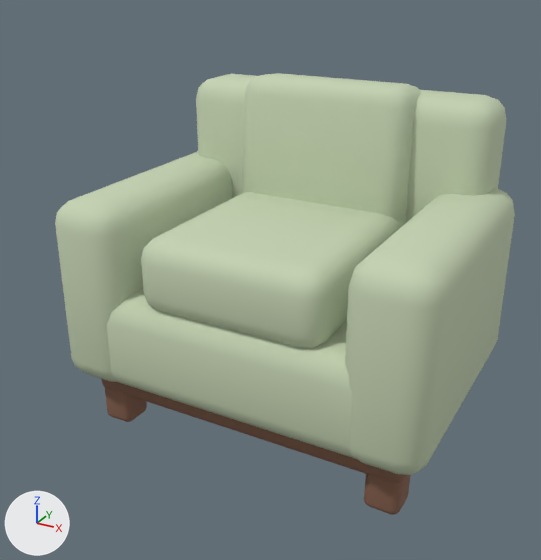
Before and after pictures for a commit that changed the glTF model public/models/furniture/armchair.glb.
One viewpoint serves both versions: a 50 mm camera at (0.736, -1.441, 1.062) aimed at (-0.026, -0.055, 0.369). The lights are fixed; the arrows at lower left show +X, +Y and +Z. The older version comes first. Vertices at exactly the same position are counted once.

The scene before the commit, as lines of its bpy script (objects in view):
```python
me_cube_027 = bpy.data.meshes.new('Cube.027')
me_cube_027.from_pydata(...)  # 1056 vertices, 2068 faces; spans x -0.44..0.44, y -0.326..0.344, z -0.251..0.54
# faces by material slot: [1128, 940]
me_cube_027.materials.append(mat_upholstery_textured)  # pale green #c5d3b3
me_cube_027.materials.append(mat_wood_dark)  # brown #86614d
ob_armchair = bpy.data.objects.new('armchair', me_cube_027)
ob_armchair.location = (0.0, 0.0, 0.25)
```
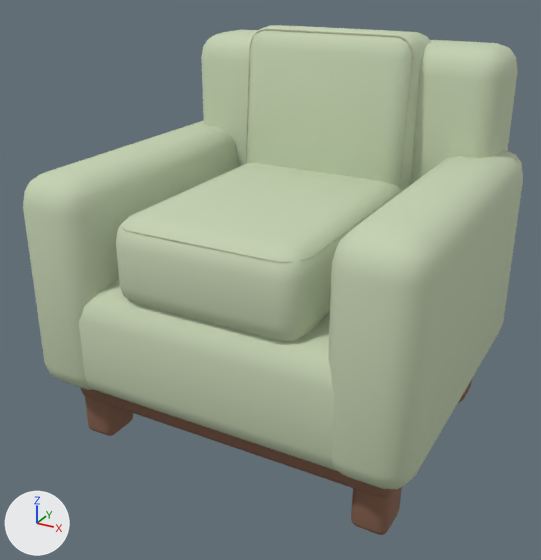
Location of each change, (x1, y1, x2, y2) in pixels of the pictures (541 x 560 px; the box of a moved part takes in the faces that stretch with it):
'armchair', reshaped, moved (9% wider, 15% taller)
    before: (55, 73, 515, 515)
    after: (23, 25, 523, 535)
part 1 of me_cube_027, moved or reshaped
    before: (106, 288, 356, 459)
    after: (79, 280, 337, 471)
part 2 of me_cube_027, moved or reshaped
    before: (196, 74, 506, 224)
    after: (201, 29, 518, 184)
part 3 of me_cube_027, moved or reshaped
    before: (55, 151, 232, 382)
    after: (23, 120, 237, 390)
part 4 of me_cube_027, moved or reshaped
    before: (345, 188, 515, 475)
    after: (328, 150, 523, 489)
part 5 of me_cube_027, moved or reshaped
    before: (141, 192, 404, 348)
    after: (116, 162, 403, 341)
part 6 of me_cube_027, moved or reshaped
    before: (242, 73, 422, 224)
    after: (247, 25, 431, 190)
part 7 of me_cube_027, moved or reshaped (mostly hidden)
    before: (102, 379, 406, 483)
    after: (81, 388, 395, 498)
part 8 of me_cube_027, moved or reshaped
    before: (105, 387, 147, 422)
    after: (85, 397, 133, 436)
part 9 of me_cube_027, moved or reshaped
    before: (364, 474, 411, 515)
    after: (351, 487, 402, 535)
part 10 of me_cube_027, moved or reshaped (not visible before)
    after: (459, 380, 472, 402)
part 11 of me_cube_027, added
    after: (121, 29, 413, 263)

Diff of the bpy script that builds the scene:
```diff
--- a/public/models/furniture/armchair.glb.py
+++ b/public/models/furniture/armchair.glb.py
@@ mat_joinery_aged_brass @@
+mat_joinery_aged_brass = principled_material('joinery-aged-brass')
+mat_joinery_aged_brass.base_color = (0.41, 0.29, 0.13)  # brown #ac9365
+mat_joinery_aged_brass.metallic = 0.35
+mat_joinery_aged_brass.roughness = 0.66
@@ mat_tailored_tone_on_tone_stitch @@
+mat_tailored_tone_on_tone_stitch = principled_material('tailored-tone-on-tone-stitch')
+mat_tailored_tone_on_tone_stitch.base_color = (0.46, 0.49, 0.34)  # grey #b5ba9e
+mat_tailored_tone_on_tone_stitch.roughness = 0.99
@@ me_cube_027 @@
 # used by ob_armchair; location = (0.0, 0.0, 0.25)
-me_cube_027.from_pydata(...)  # 1056 vertices, 2068 faces; spans x -0.44..0.44, y -0.326..0.344, z -0.251..0.54
+me_cube_027.from_pydata(...)  # 1908 vertices, 3732 faces; spans x -0.44..0.44, y -0.41..0.41, z 0.0..0.9
+# me_cube_027 part 1: the loose piece of 96 vertices spanning x -0.414..0.414, y -0.32..0.32, z -0.115..0.115 is multiplied about its middle by the matrix ((1.0, 0.0, 0.0), (0.0, 1.224, 0.0), (0.0, 0.0, 1.138)), then moved by (0.0, -0.011, 0.285)
+# me_cube_027 part 2: the loose piece of 96 vertices spanning x -0.387..0.387, y 0.164..0.344, z 0.011..0.515 is scaled about its middle by (1, 1.22, 1.14), then moved by (0.0, 0.046, 0.322)
+# me_cube_027 part 3: the loose piece of 96 vertices spanning x -0.44..-0.26, y -0.326..0.306, z -0.115..0.317 is multiplied about its middle by the matrix ((1.0, 0.0, 0.0), (0.0, 1.224, 0.0), (0.0, 0.0, 1.138)), then moved by (0.0, -0.014, 0.299)
+# me_cube_027 part 4: the loose piece of 96 vertices spanning x 0.26..0.44, y -0.326..0.306, z -0.115..0.317 is multiplied about its middle by the matrix ((1.0, 0.0, 0.0), (0.0, 1.224, 0.0), (0.0, 0.0, 1.138)), then moved by (0.0, -0.014, 0.299)
+# me_cube_027 part 5: the loose piece of 96 vertices spanning x -0.217..0.217, y -0.309..0.199, z 0.095..0.265 is multiplied about its middle by the matrix ((0.992, 0.0, 0.0), (0.0, 1.224, 0.0), (0.0, 0.0, 1.138)), then moved by (0.0, -0.024, 0.31)
+# me_cube_027 part 6: the loose piece of 96 vertices spanning x -0.213..0.213, y 0.102..0.284, z 0.184..0.54 is scaled about its middle by (0.986, 1.22, 1.14), then moved by (0.0, 0.032, 0.336)
+# me_cube_027 part 7: the loose piece of 96 vertices spanning x -0.387..0.387, y -0.268..0.298, z -0.168..-0.082 is scaled about its middle by (1, 1.22, 1.14), then moved by (0.0, -0.008, 0.268)
+# me_cube_027 part 8: the loose piece of 96 vertices spanning x -0.384..-0.302, y -0.262..-0.18, z -0.251..-0.099 is scaled about its middle by (1, 1.22, 1.14), then moved by (0.0, -0.061, 0.261)
+# me_cube_027 part 9: the loose piece of 96 vertices spanning x 0.302..0.384, y -0.262..-0.18, z -0.251..-0.099 is scaled about its middle by (1, 1.22, 1.14), then moved by (0.0, -0.061, 0.261)
+# me_cube_027 part 10: the loose piece of 96 vertices spanning x 0.302..0.384, y 0.18..0.262, z -0.251..-0.099 is scaled about its middle by (1, 1.22, 1.14), then moved by (0.0, 0.038, 0.261)
+# me_cube_027 part 11: 300 vertices added at x -0.207..0.208, y -0.378..0.222, z 0.512..0.896
+# other edits to the shape of me_cube_027 do not show in these pictures
 me_cube_027.materials.append(mat_upholstery_textured)
 me_cube_027.materials.append(mat_wood_dark)
+me_cube_027.materials.append(mat_tailored_tone_on_tone_stitch)  # grey #b5ba9e
+me_cube_027.materials.append(mat_joinery_aged_brass)  # brown #ac9365
@@ ob_armchair @@
 ob_armchair = bpy.data.objects.new('armchair', me_cube_027)
-ob_armchair.location = (0.0, 0.0, 0.25)
+ob_armchair.location = (0.0, 0.0, 0.0)
```
